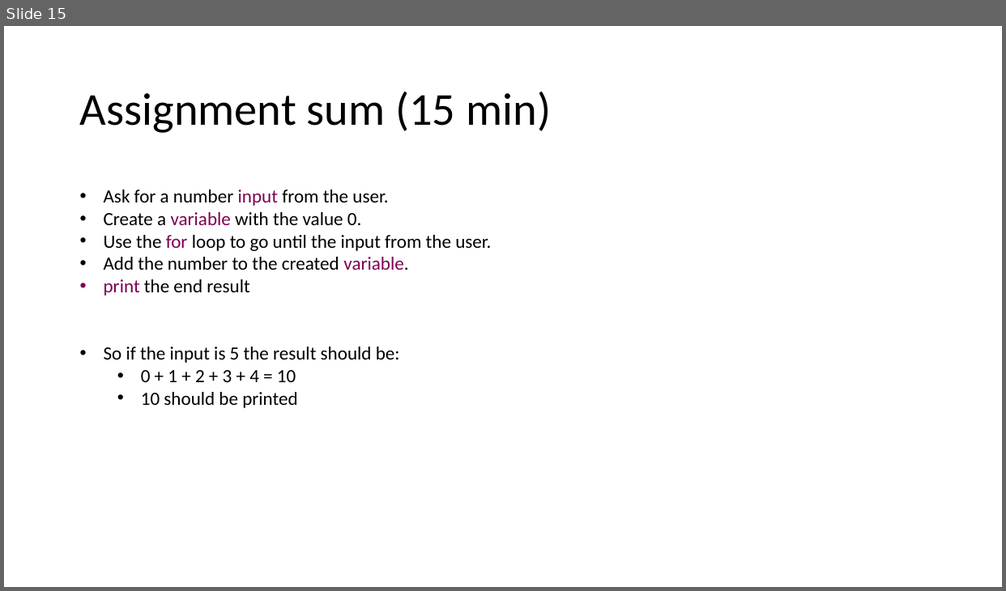
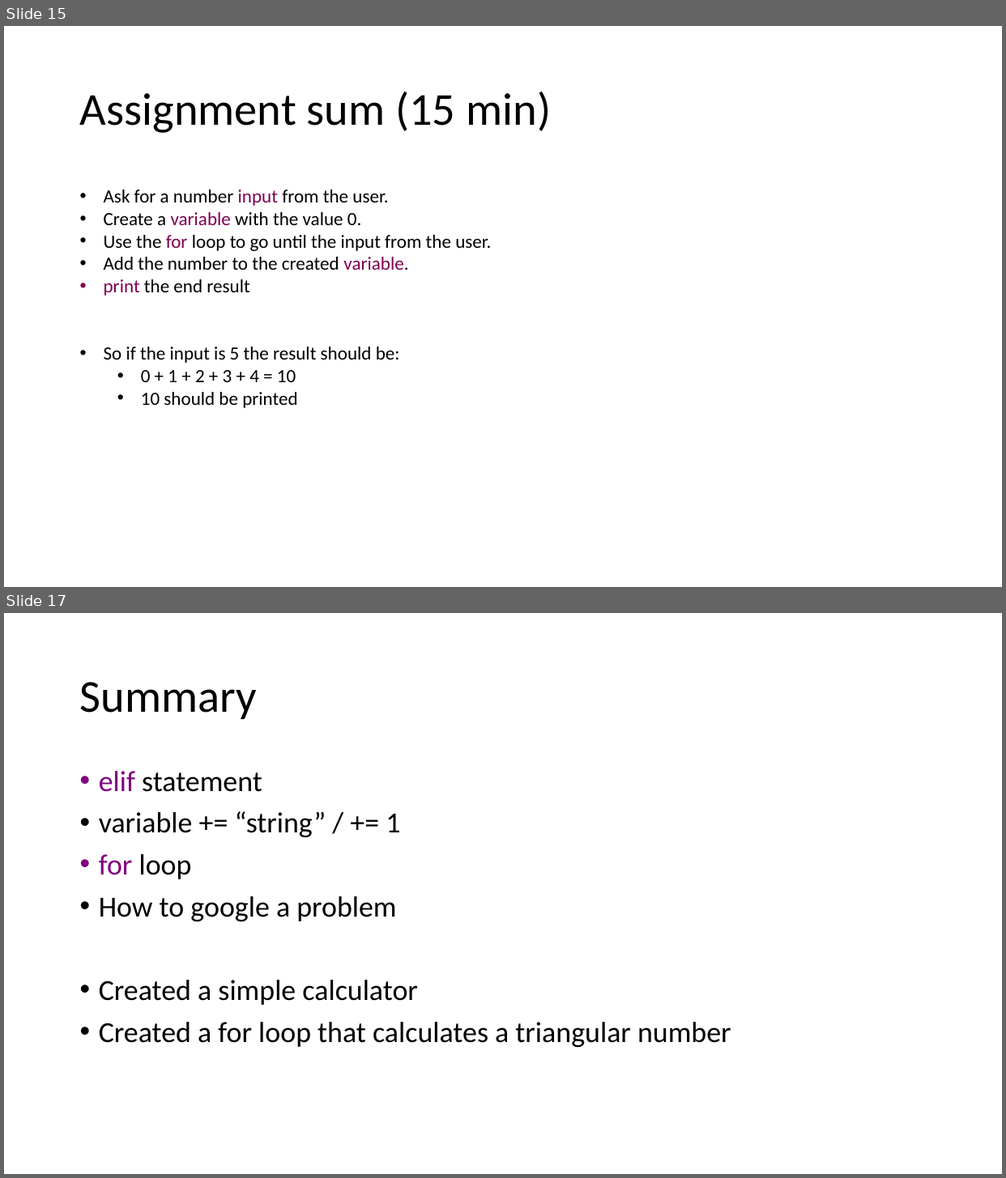
Before and after one commit to JoZonneveld/TCR-python-lessons, a slide deck: Lessons/Lesson 2/Building a calculator.pptx. Shown one above the other, each under a label of ours: slide 15 before the commit, slides 15 and 17 after it; the slides between them are not shown. The pictures are 1006x591 and 1006x1178 pixels, drawn with LibreOffice and Linux fonts; fonts in the diff are those of the drawing; background and template pictures are left out. Boxes give left, top, right and bottom in pixels: in the first picture for what was removed or moved away, otherwise in the second. Text is boxed around its words. In the diff, an @@ line names an element or a change of style, - is before the commit and + after.

```diff
--- a/Lessons/Lesson 2/Building a calculator.pptx
+++ b/Lessons/Lesson 2/Building a calculator.pptx
@@ slide 17 added at box(4, 613, 1002, 1174), background #FFFFFF @@
@@ title added at box(80, 682, 257, 719), 44 pt, text #000000 @@
+Summary
@@ text added at box(99, 771, 731, 1047), 28 pt, text #000000 @@
+• elif statement
+• variable += “string” / += 1
+• for loop
+• How to google a problem
+• Created a simple calculator
+• Created a for loop that calculates a triangular number
```
Also in this commit, not shown: 1 other slide added, 1 other file.
